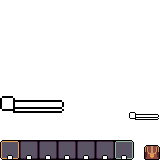
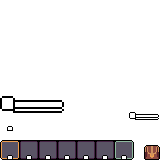
Before/after of a 160×160 layered artwork. What changed in the layer stack:
added layer "Abiltiy Bar" (1st of 2) above "Abiltiy Bar" over (7, 126, 13, 131)
